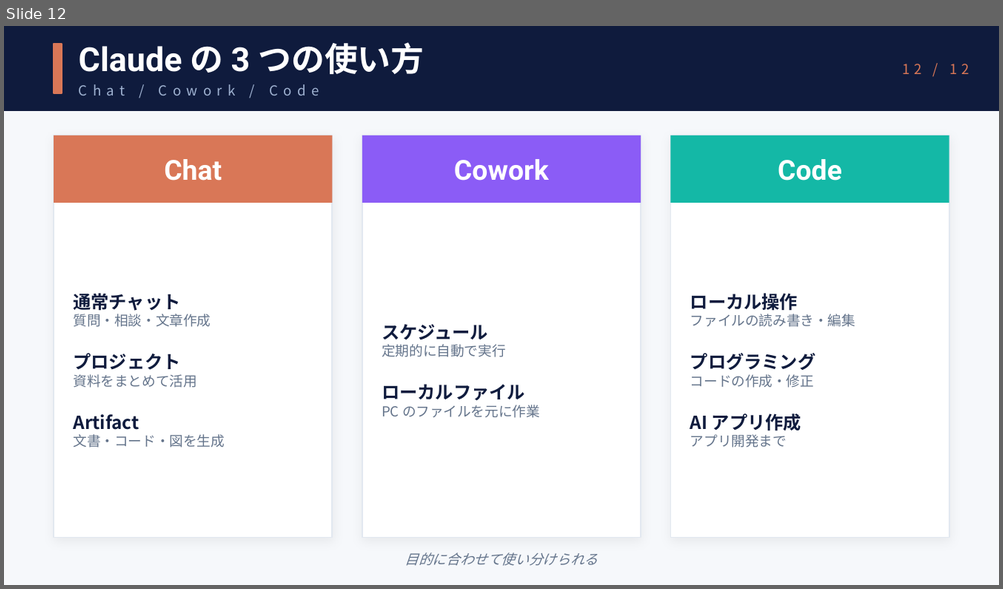
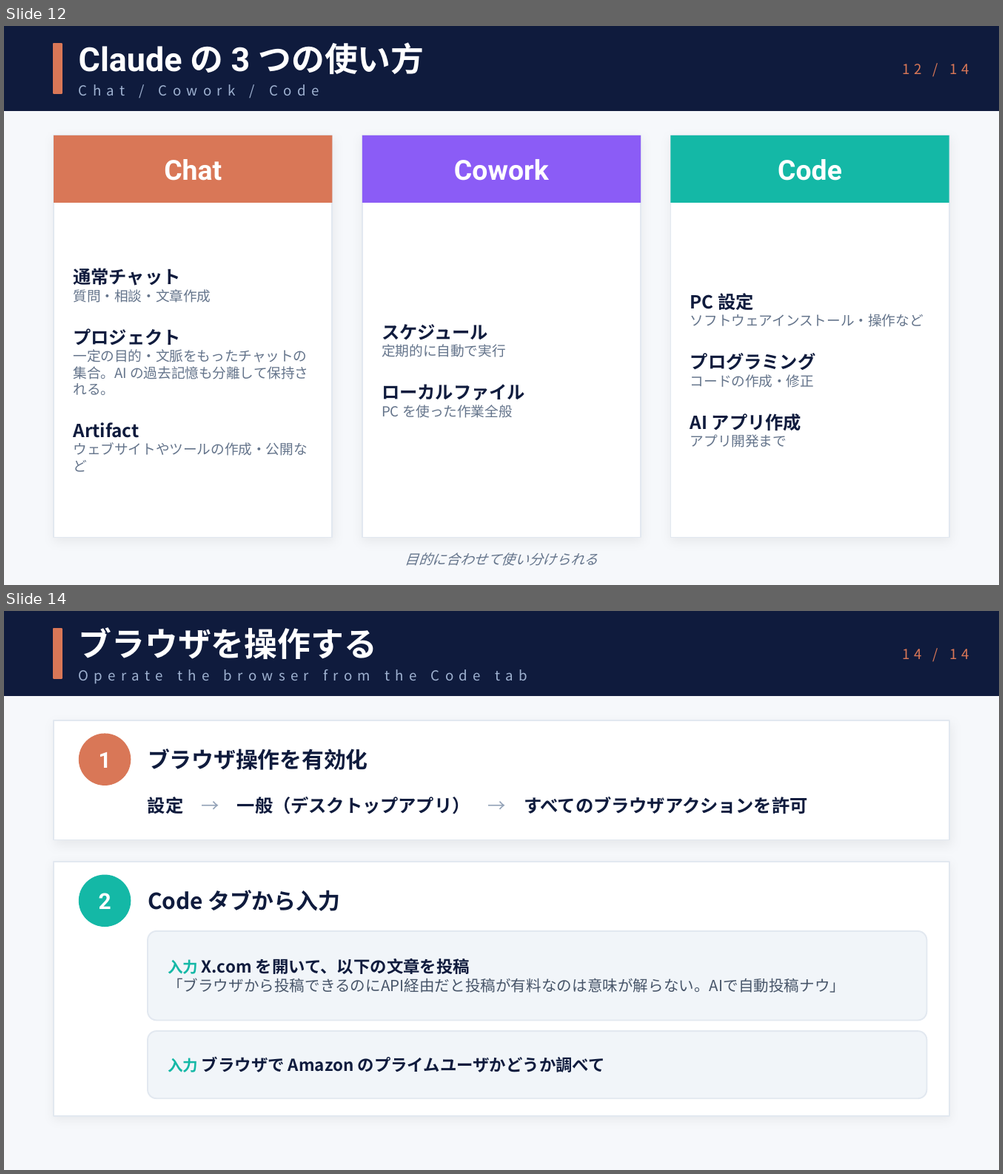
Before and after one commit to crumbjp/ai_study_group, a slide deck: session1/mcp-intro.pptx. Shown one above the other, each under a label of ours: slide 12 before the commit, slides 12 and 14 after it; the slides between them are not shown. The pictures are 1003x589 and 1003x1174 pixels, drawn with LibreOffice and Linux fonts; fonts in the diff are those of the drawing. Boxes give left, top, right and bottom in pixels: in the first picture for what was removed or moved away, otherwise in the second. Text is boxed around its words. In the diff, an @@ line names an element or a change of style, - is before the commit and + after.

```diff
--- a/session1/mcp-intro.pptx
+++ b/session1/mcp-intro.pptx
@@ slide 14 added at <box>4,611,999,1170</box>, background #F6F8FB @@
@@ rectangle added at <box>4,611,999,695</box>, fill #0F1B3D, outline #0F1B3D 1 pt @@
@@ rectangle added at <box>54,629,62,678</box>, fill #D97757, outline #D97757 1 pt @@
@@ text added at <box>79,627,377,659</box>, 24 pt, text #FFFFFF, bold @@
+ブラウザを操作する
@@ text added at <box>902,649,968,659</box>, 10 pt, text #D97757 @@
+14 / 14
@@ text added at <box>79,669,526,684</box>, 10 pt, text #9FB2D1 @@
+Operate the browser from the Code tab
@@ rectangle added at <box>54,721,949,840</box>, fill #FFFFFF, outline #E2E8F0 1 pt @@
@@ ellipse added at <box>79,733,131,785</box>, fill #D97757, 16 pt, text #FFFFFF, bold @@
+1
@@ text added at <box>148,749,368,770</box>, 16 pt, text #0F1B3D, bold @@
+ブラウザ操作を有効化
@@ text added at <box>148,797,807,815</box>, 13 pt, text #0F1B3D, bold @@
+設定 → 一般（デスクトップアプリ） → すべてのブラウザアクションを許可
@@ rectangle added at <box>54,862,949,1116</box>, fill #FFFFFF, outline #E2E8F0 1 pt @@
@@ ellipse added at <box>79,874,131,926</box>, fill #14B8A6, 16 pt, text #FFFFFF, bold @@
+2
@@ text added at <box>148,890,340,911</box>, 16 pt, text #0F1B3D, bold @@
+Code タブから入力
@@ rounded rectangle added at <box>148,931,926,1021</box>, fill #F1F5F9, outline #E2E8F0 1 pt, 11 pt, text #475569 @@
+入力 X.com を開いて、以下の文章を投稿
+「ブラウザから投稿できるのにAPI経由だと投稿が有料なのは意味が解らない。AIで自動投稿ナウ」
@@ rounded rectangle added at <box>148,1032,926,1099</box>, fill #F1F5F9, outline #E2E8F0 1 pt, 12 pt, text #0F1B3D, bold @@
+入力 ブラウザで Amazon のプライムユーザかどうか調べて
@@ slide 12 changed as well @@
@@ text at <box>902,64,968,74</box>: text changed @@
-12 / 12
+12 / 14
@@ text at <box>690,293,923,327</box>: text changed @@
-ローカル操作
-ファイルの読み書き・編集
+PC 設定
+ソフトウェアインストール・操作など
@@ text at <box>74,349,308,395</box>: text changed @@
-資料をまとめて活用
+一定の目的・文脈をもったチャットの集合。AI の過去記憶も分離して保持される。
@@ text at <box>381,405,512,418</box>: text changed @@
-PC のファイルを元に作業
+PC を使った作業全般
@@ text at <box>74,443,307,472</box>: text changed @@
-文書・コード・図を生成
+ウェブサイトやツールの作成・公開など
```
Also in this commit, not shown: 11 other slides changed, 1 other slide added.
